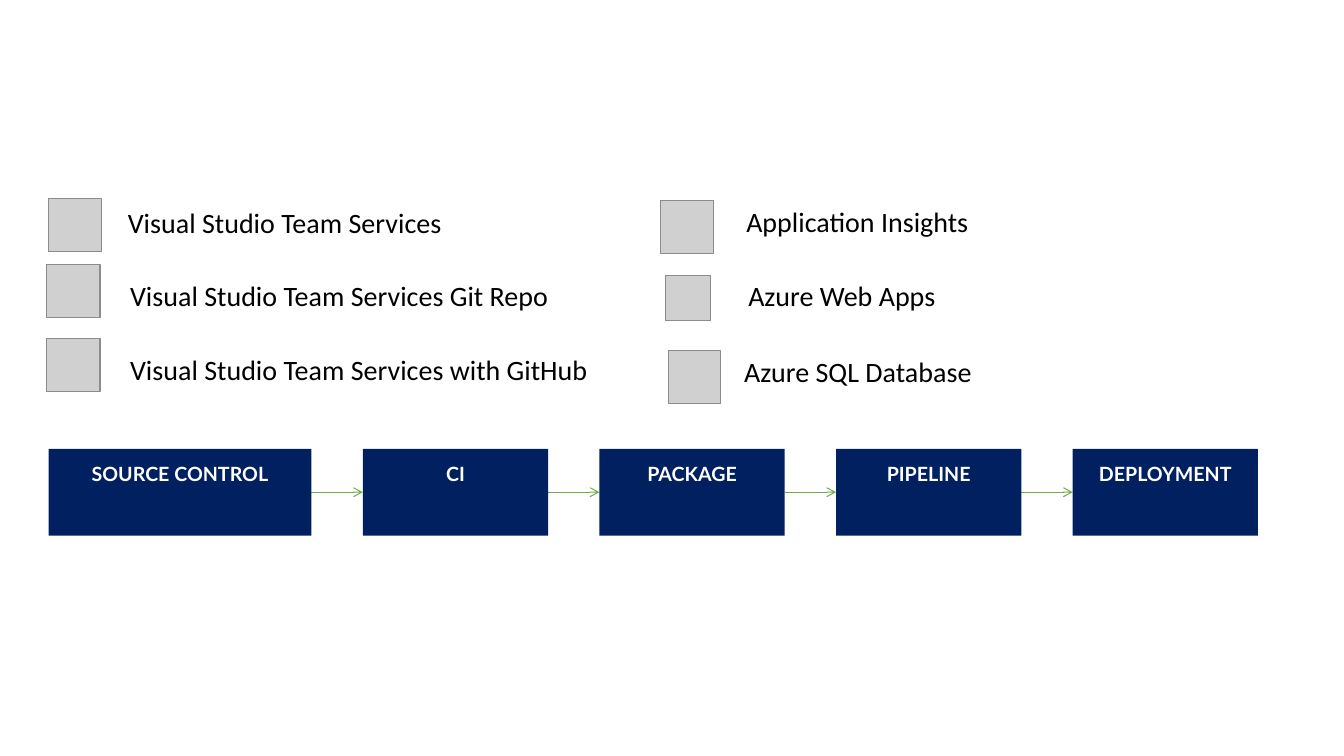
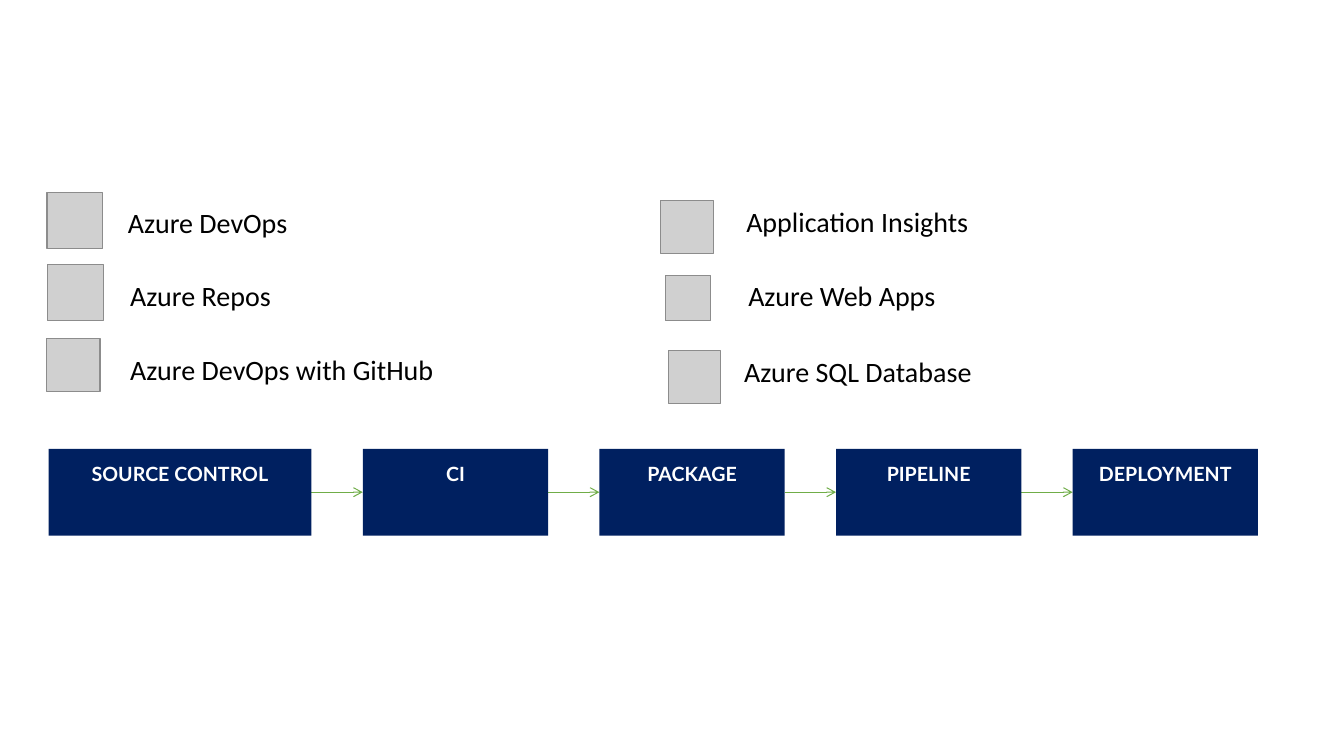
Before and after one commit to yashmadan123/MCW-Continuous-delivery-in-Azure-DevOps, a slide deck: slide 1 of Whiteboard design session/resources/Diagrams.pptx. Drawn at 1344x756 pixels with LibreOffice and Linux fonts; fonts in the diff are those of the drawing; grey boxes stand for pictures. Boxes give left, top, right and bottom in pixels: in the first picture for what was removed or moved away, otherwise in the second. Text is boxed around its words. In the diff, an @@ line names an element or a change of style, - is before the commit and + after.

```diff
--- a/Whiteboard design session/resources/Diagrams.pptx
+++ b/Whiteboard design session/resources/Diagrams.pptx
@@ picture moved from (x1=48, y1=199, x2=102, y2=252) to (x1=47, y1=193, x2=104, y2=249) @@
@@ text at (x1=128, y1=215, x2=287, y2=238): text changed @@
-Visual Studio Team Services
+Azure DevOps
@@ picture moved from (x1=47, y1=264, x2=101, y2=318) to (x1=47, y1=265, x2=104, y2=322) @@
@@ text at (x1=130, y1=288, x2=271, y2=311): text changed @@
-Visual Studio Team Services Git Repo
+Azure Repos
@@ text at (x1=130, y1=360, x2=433, y2=385): text changed @@
-Visual Studio Team Services with GitHub
+Azure DevOps with GitHub
```
Also in this commit, not shown: 2 other slides changed, 2 other files.
